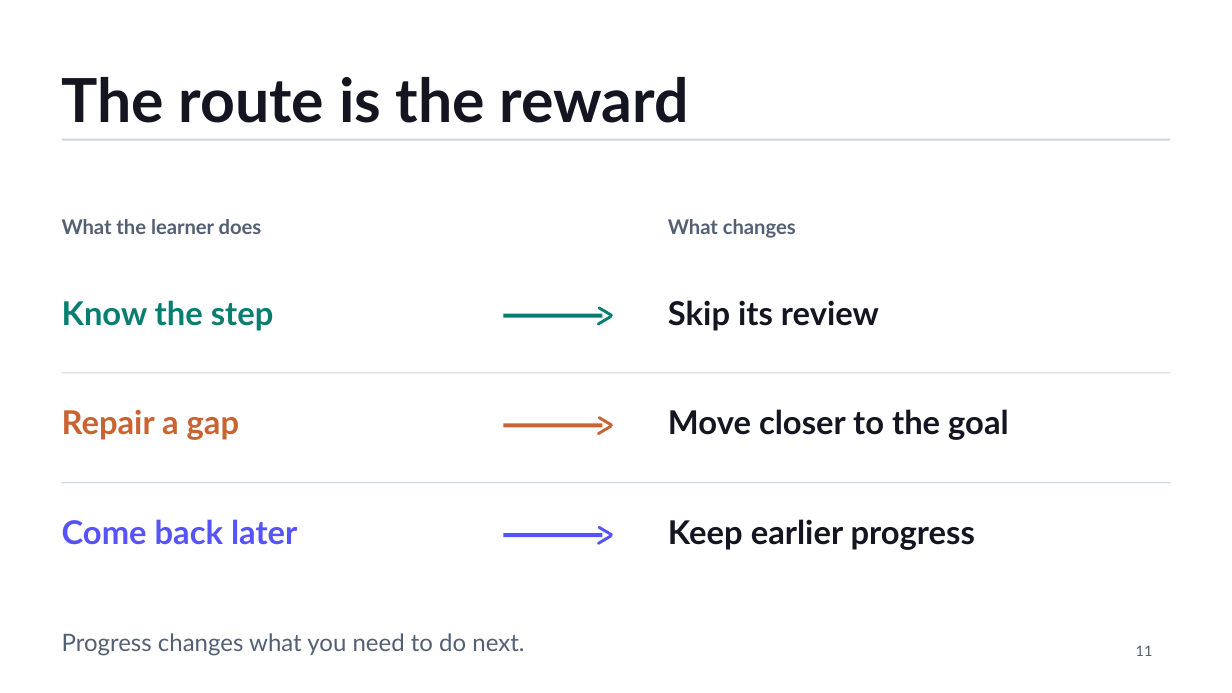
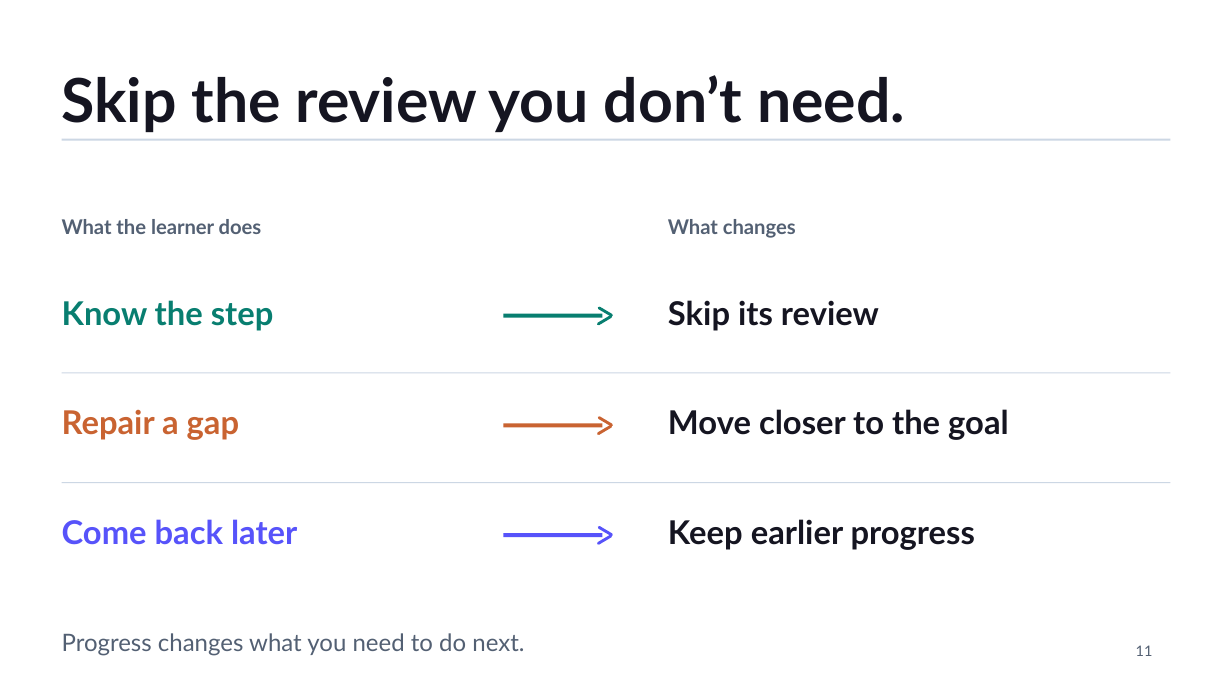
Before and after one commit to KhanAcademy-Backtrack/KhanAcademy-Backtrack-Demo, a slide deck: slide 11 of output/BACKTRACK_KEIC_2026.pptx. Drawn at 1232x693 pixels with LibreOffice and Linux fonts; fonts in the diff are those of the drawing; background and template pictures are left out. Boxes give left, top, right and bottom in pixels: in the first picture for what was removed or moved away, otherwise in the second. Text is boxed around its words. In the diff, an @@ line names an element or a change of style, - is before the commit and + after.

```diff
--- a/output/BACKTRACK_KEIC_2026.pptx
+++ b/output/BACKTRACK_KEIC_2026.pptx
@@ text at bbox=[62, 75, 905, 133]: text changed @@
-The route is the reward
+Skip the review you don’t need.
```
Also in this commit, not shown: 2 other slides changed, 1 slide added, 1 slide removed, 2 other files.
